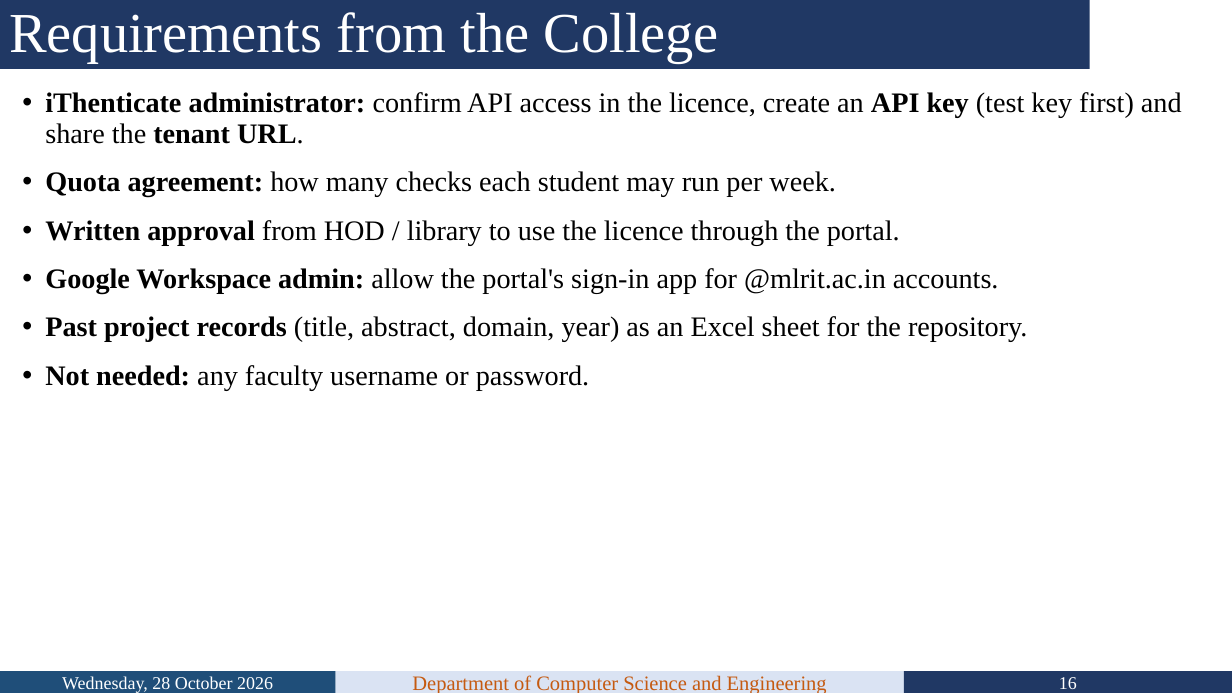
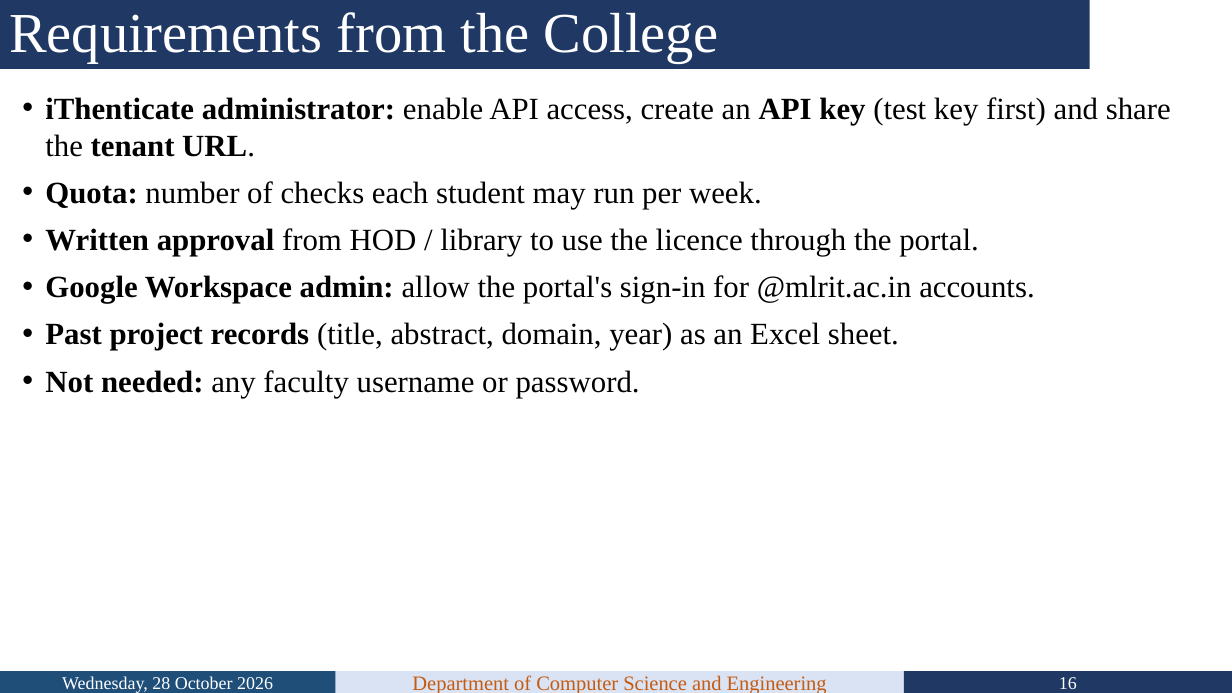
Before and after one commit to VedanshSharma53/Micro-Projects, a slide deck: slide 16 of paper/MP_TG10_Review_PPT_Updated.pptx. Drawn at 1232x693 pixels with LibreOffice and Linux fonts; fonts in the diff are those of the drawing; background and template pictures are left out. Boxes give left, top, right and bottom in pixels: in the first picture for what was removed or moved away, otherwise in the second. Text is boxed around its words. In the diff, an @@ line names an element or a change of style, - is before the commit and + after.

```diff
--- a/paper/MP_TG10_Review_PPT_Updated.pptx
+++ b/paper/MP_TG10_Review_PPT_Updated.pptx
@@ text at [45, 97, 1171, 209]: text changed; size 22 to 24 pt @@
-• iThenticate administrator: confirm API access in the licence, create an API key (test key first) and share the tenant URL.
-• Quota agreement: how many checks each student may run per week.
+• iThenticate administrator: enable API access, create an API key (test key first) and share the tenant URL.
+• Quota: number of checks each student may run per week.
@@ text at [45, 228, 979, 398]: size 22 to 24 pt in "Written approval from HOD / library to ...", "Not needed: any faculty username or password."; line spacing 0.9 to 1; less space between paragraphs @@
@@ text at [45, 275, 1034, 350]: text changed; size 22 to 24 pt @@
-• Google Workspace admin: allow the portal's sign-in app for @mlrit.ac.in accounts.
-• Past project records (title, abstract, domain, year) as an Excel sheet for the repository.
+• Google Workspace admin: allow the portal's sign-in for @mlrit.ac.in accounts.
+• Past project records (title, abstract, domain, year) as an Excel sheet.
```
Also in this commit, not shown: 19 other slides changed, 4 other files.
